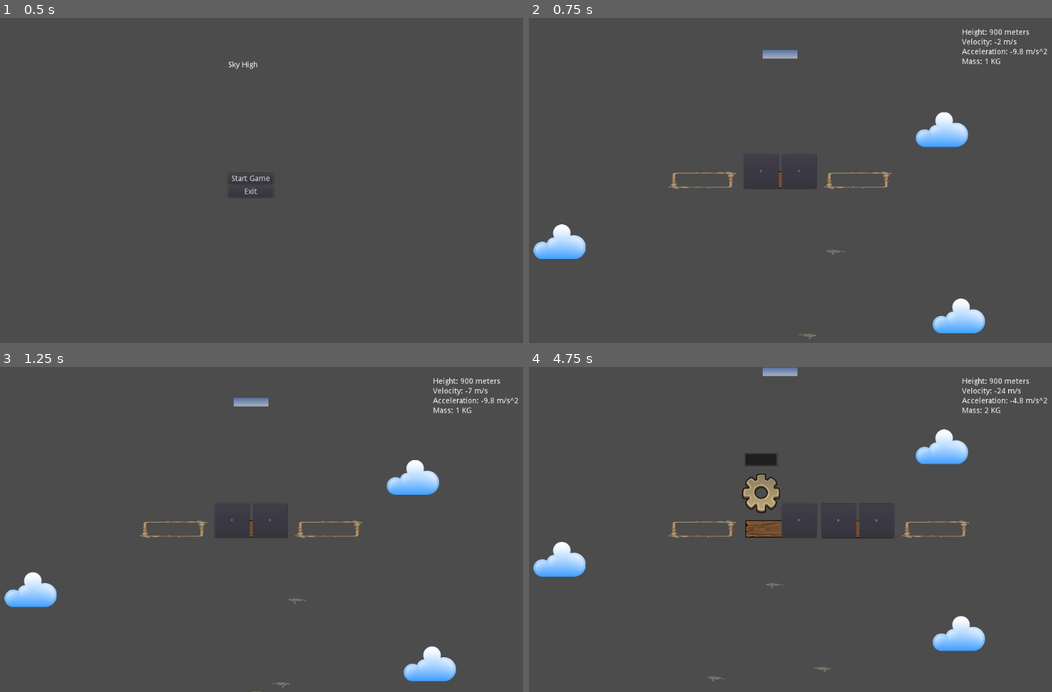
Above: before the commit, frames 1-4 (two rows, left to right).
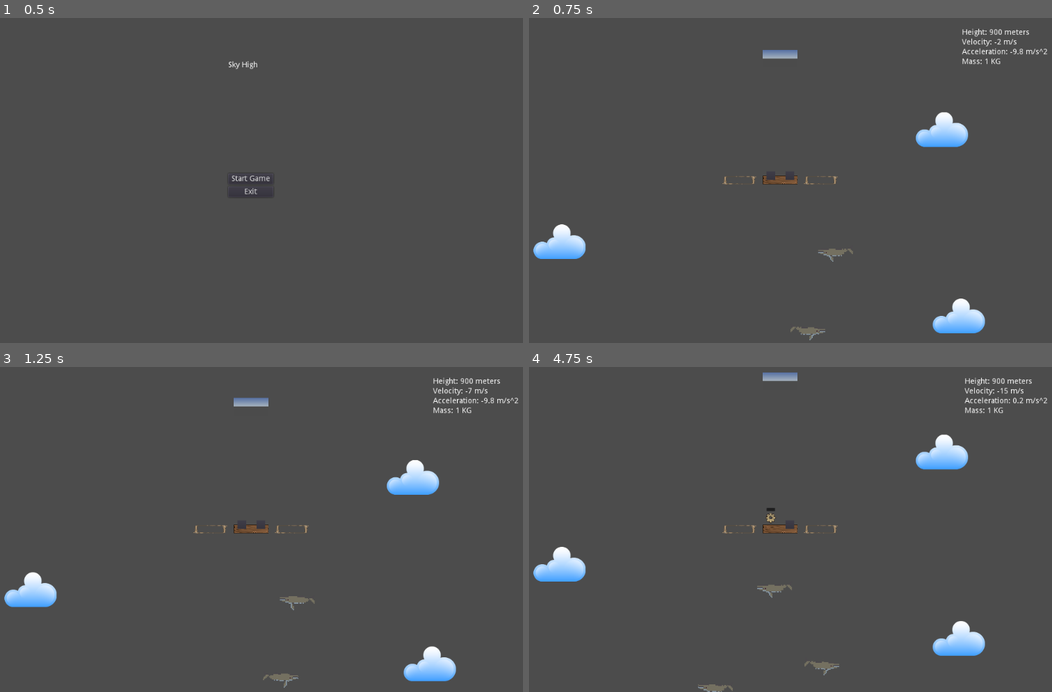
Above: after the commit, the same moments.

Repository: LaffertyDev/SkyHigh
Game: Godot game, scene res://game_menu/main_menu.tscn
The game is run twice, just before and just after one commit, with the same random seed, the same clock (stepped at 60 frames per second) and the same inputs. A sky picture missing from this copy of the repository is replaced by a grey-blue gradient.
Inputs (mouse positions are in pixels of both pictures, inside the frame that each line leads up to):
- Up to frame 1 (0.5 s): no input
- Up to frame 2 (0.75 s): click "Start Game" at 0.5 s
- Up to frame 3 (1.25 s): no input
- Up to frame 4 (4.75 s): click "B" at 1.25 s; click "Balloon" at 2 s; click (858, 529) at 2.77 s; click "B" at 3.5 s; click "Balloon" at 4.25 s

Frame 1 is identical in both runs. In frame 2, 0.7% of the frame differs, in the area x 26-70%, y 46-100%; in frame 3, 0.7%; in frame 4, 5.0%, in the area x 0-97%, y 0-100%.

Commit message:
improved scale

Diff:
--- a/city.gd
+++ b/city.gd
@@ -52,7 +52,7 @@
 	var platform_scene = load("res://units/platform/platform.tscn")
 	var platform_instance = platform_scene.instance()
 	platform_instance.set_name("platform" + str(build_platform.offset_x) + "_" + str(build_platform.offset_y))
-	platform_instance.position.x = build_platform.offset_x * (256 + 30)
+	platform_instance.position.x = build_platform.offset_x * (128 + 30)
 	platform_instance.position.y = build_platform.offset_y * (64 + 30)
 	platform_instance.offset_x = build_platform.offset_x
 	platform_instance.offset_y = build_platform.offset_y
@@ -89,7 +89,7 @@
 	var instance = build_plat_scene.instance()
 	instance.set_name("platform")
 	instance.connect("built_platform", self, "_on_build_platform_built_platform")
-	instance.position.x = offset_x * (256 + 30)
+	instance.position.x = offset_x * (128 + 30)
 	instance.position.y = offset_y * (64 + 30)
 	instance.offset_x = offset_x
 	instance.offset_y = offset_y
--- a/skyhigh.tscn
+++ b/skyhigh.tscn
@@ -34,12 +34,12 @@
 
 [node name="build_platform" parent="City" instance=ExtResource( 6 )]
 show_behind_parent = true
-position = Vector2( 286, 0 )
+position = Vector2( 150, 0 )
 offset_x = 1
 
 [node name="build_platform2" parent="City" instance=ExtResource( 6 )]
 show_behind_parent = true
-position = Vector2( -286, 0 )
+position = Vector2( -150, 0 )
 offset_x = -1
 
 [node name="CanvasLayer" type="CanvasLayer" parent="."]
--- a/units/build_platform/build_platform.tscn
+++ b/units/build_platform/build_platform.tscn
@@ -4,6 +4,7 @@
 [ext_resource path="res://units/build_platform/build_platform.gd" type="Script" id=2]
 
 [node name="build_platform" type="Node2D"]
+scale = Vector2( 0.5, 0.5 )
 script = ExtResource( 2 )
 
 [node name="TextureButton" type="TextureButton" parent="."]
--- a/units/platform/platform.tscn
+++ b/units/platform/platform.tscn
@@ -1,10 +1,17 @@
-[gd_scene load_steps=3 format=2]
+[gd_scene load_steps=4 format=2]
 
 [ext_resource path="res://units/platform/platform.gd" type="Script" id=1]
 [ext_resource path="res://units/platform/Plank_03.png" type="Texture" id=2]
 
+[sub_resource type="RectangleShape2D" id=1]
+extents = Vector2( 128.2, 32.3873 )
+
 [node name="Platform" type="Node2D"]
+scale = Vector2( 0.5, 0.5 )
 script = ExtResource( 1 )
 
 [node name="Sprite" type="Sprite" parent="."]
 texture = ExtResource( 2 )
+
+[node name="CollisionShape2D" type="CollisionShape2D" parent="."]
+shape = SubResource( 1 )
--- a/units/section/section.tscn
+++ b/units/section/section.tscn
@@ -3,6 +3,7 @@
 [ext_resource path="res://units/section/section.gd" type="Script" id=1]
 
 [node name="Node" type="Node2D"]
+scale = Vector2( 0.5, 0.5 )
 
 [node name="Empty_Section" type="Button" parent="."]
 margin_left = -64.0
--- a/units/whale/whale.tscn
+++ b/units/whale/whale.tscn
@@ -15,7 +15,7 @@
 } ]
 
 [sub_resource type="RectangleShape2D" id=2]
-extents = Vector2( 32.6392, 18.619 )
+extents = Vector2( 64.0264, 43.1845 )
 
 [node name="Whale" type="RigidBody2D"]
 input_pickable = true
@@ -23,9 +23,9 @@
 script = ExtResource( 5 )
 
 [node name="AnimatedSprite" type="AnimatedSprite" parent="."]
-scale = Vector2( 2, 1.5 )
+scale = Vector2( 4, 4 )
 frames = SubResource( 1 )
-frame = 1
+frame = 2
 playing = true
 
 [node name="CollisionShape2D" type="CollisionShape2D" parent="."]
